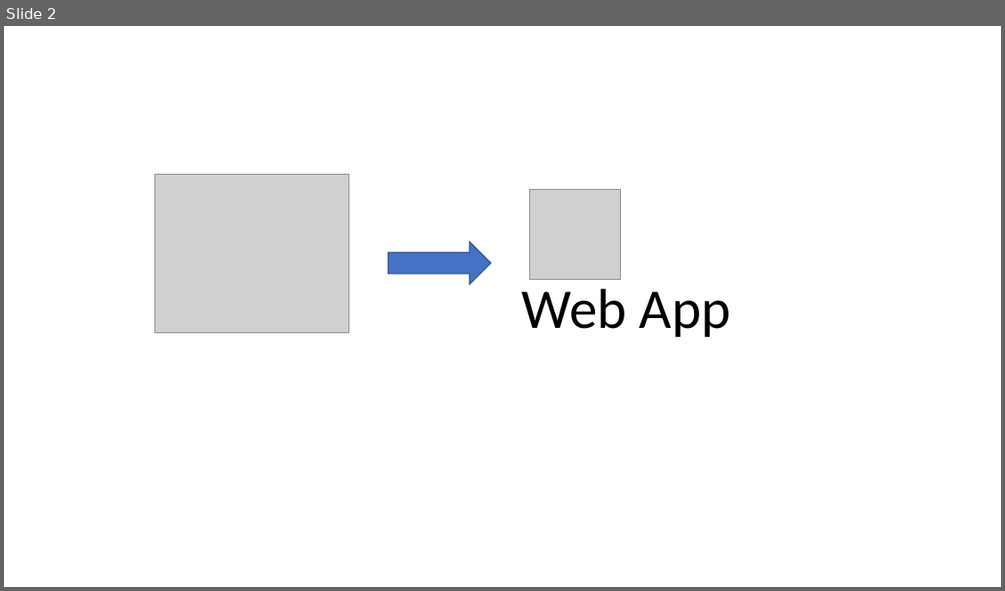
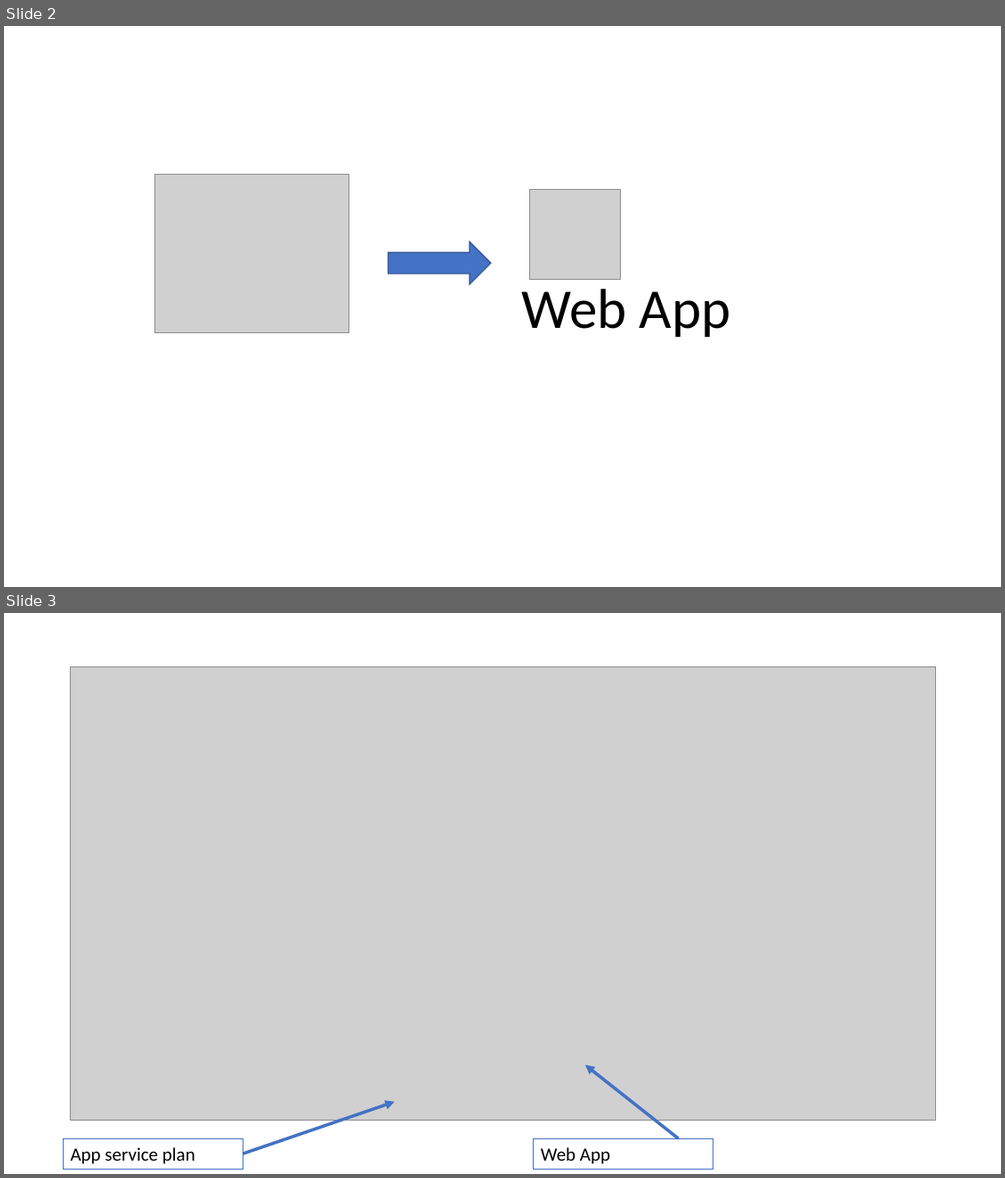
Before and after one commit to sdg002/AzureTrials, a slide deck: arm-template-python-flask-webapp/docs/Flask-Azure.pptx. Shown one above the other, each under a label of ours: slide 2 before the commit, slides 2 and 3 after it. The pictures are 1005x591 and 1005x1178 pixels, drawn with LibreOffice and Linux fonts; fonts in the diff are those of the drawing; grey boxes stand for pictures. Boxes give left, top, right and bottom in pixels: in the first picture for what was removed or moved away, otherwise in the second. Text is boxed around its words. In the diff, an @@ line names an element or a change of style, - is before the commit and + after.

```diff
--- a/arm-template-python-flask-webapp/docs/Flask-Azure.pptx
+++ b/arm-template-python-flask-webapp/docs/Flask-Azure.pptx
@@ slide 3 added at [4, 613, 1001, 1174], background #FFFFFF @@
@@ picture added at [70, 666, 935, 1119] @@
@@ arrow added from (679, 1139) to (585, 1064), #4472C4 3 pt @@
@@ arrow added from (243, 1153) to (395, 1102), #4472C4 3 pt @@
@@ rectangle added at [63, 1139, 243, 1168], outline #4472C4 0.75 pt, 18 pt, text #000000 @@
+App service plan
@@ rectangle added at [534, 1139, 713, 1168], outline #4472C4 0.75 pt, 18 pt, text #000000 @@
+Web App
```
Also in this commit, not shown: 1 slide removed, 3 other files.
